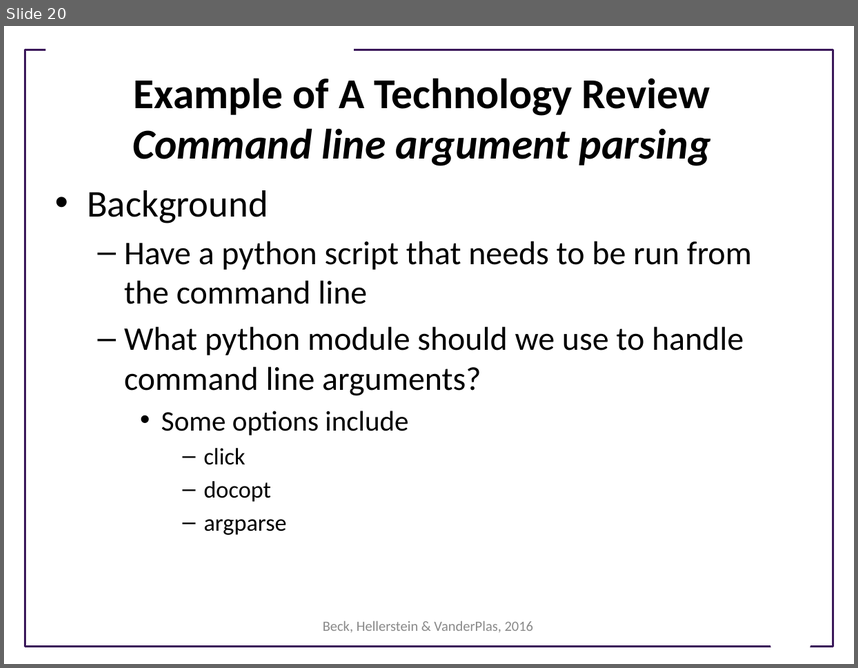
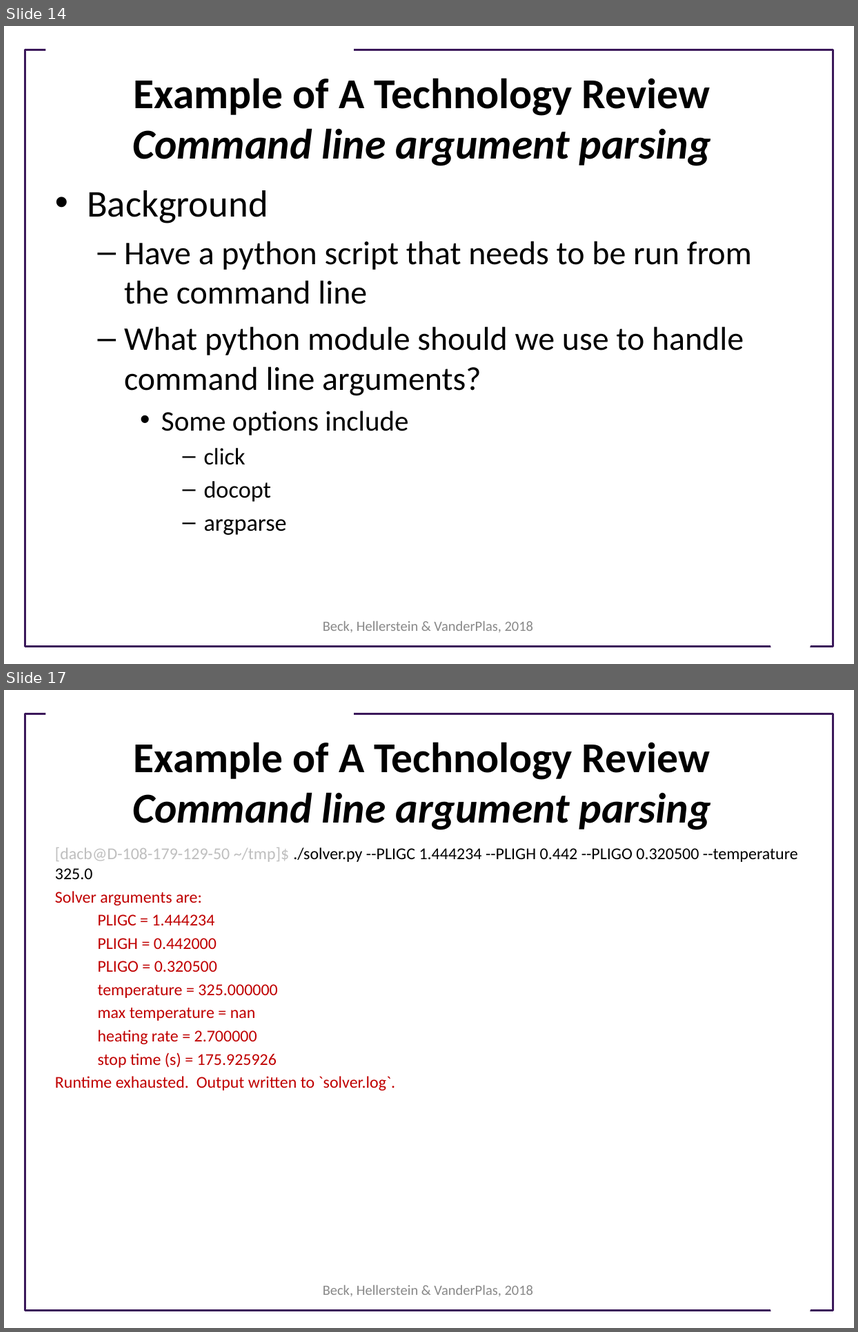
Before and after one commit to UWSEDS/LectureNotes-Spring2018, a slide deck: 03-Working-in-Teams.pptx. Shown one above the other, each under a label of ours: slide 20 before the commit, slides 14 and 17 after it; the slides between them are not shown. The pictures are 858x668 and 858x1332 pixels, drawn with LibreOffice and Linux fonts; fonts in the diff are those of the drawing; background and template pictures are left out. Boxes give left, top, right and bottom in pixels: in the first picture for what was removed or moved away, otherwise in the second. Text is boxed around its words. In the diff, an @@ line names an element or a change of style, - is before the commit and + after.

```diff
--- a/03-Working-in-Teams.pptx
+++ b/03-Working-in-Teams.pptx
@@ slide 17 added at <box>4,690,854,1328</box>, background #FFFFFF; not listed: 3 template elements that a slide beside it also shows @@
@@ title added at <box>132,742,711,830</box>, 36 pt, text #000000, bold @@
+Example of A Technology Review
+Command line argument parsing
@@ text added at <box>55,847,798,1090</box>, 14 pt, text #C00000 @@
+[dacb@D-108-179-129-50 ~/tmp]$ ./solver.py --PLIGC 1.444234 --PLIGH 0.442 --PLIGO 0.320500 --temperature 325.0
+Solver arguments are:
+PLIGC = 1.444234
+PLIGH = 0.442000
+PLIGO = 0.320500
+temperature = 325.000000
+max temperature = nan
+heating rate = 2.700000
+stop time (s) = 175.925926
+Runtime exhausted. Output written to `solver.log`.
@@ text added at <box>323,1285,534,1296</box>, 12 pt, text #898989 @@
+Beck, Hellerstein & VanderPlas, 2018
@@ what was slide 20 is now slide 14 @@
@@ slide 14 changed as well @@
@@ text at <box>323,621,534,632</box>: text changed @@
-Beck, Hellerstein & VanderPlas, 2016
+Beck, Hellerstein & VanderPlas, 2018
```
Also in this commit, not shown: 16 other slides changed, 3 other slides added, 6 slides removed, 1 other file.
